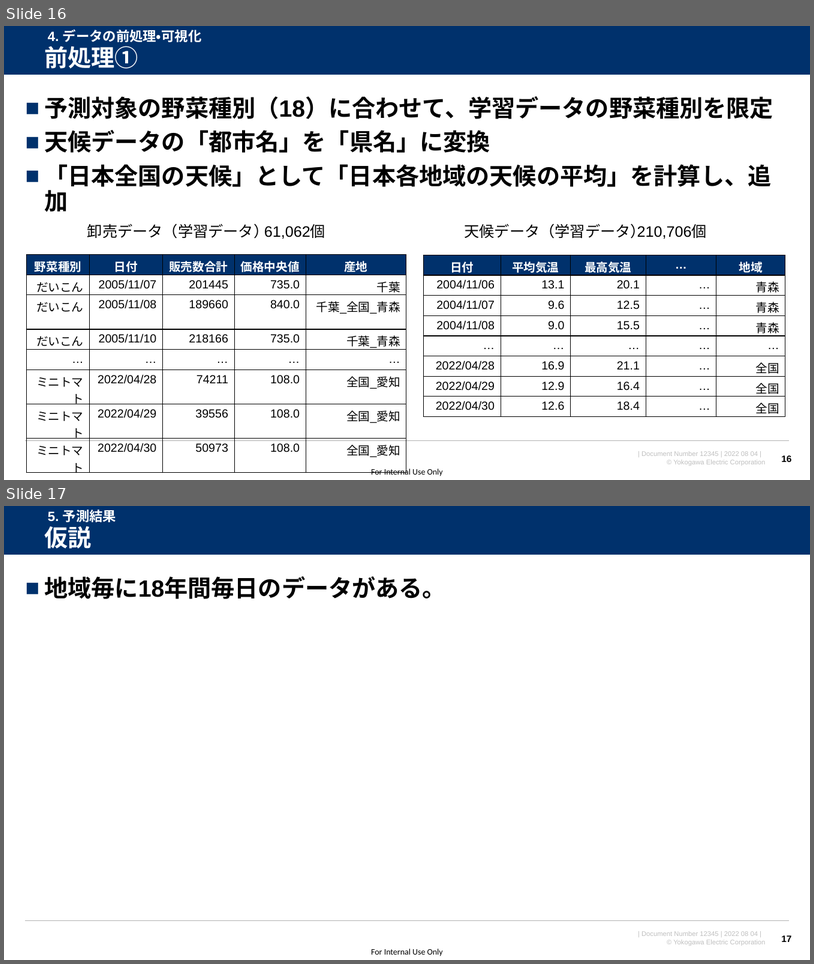
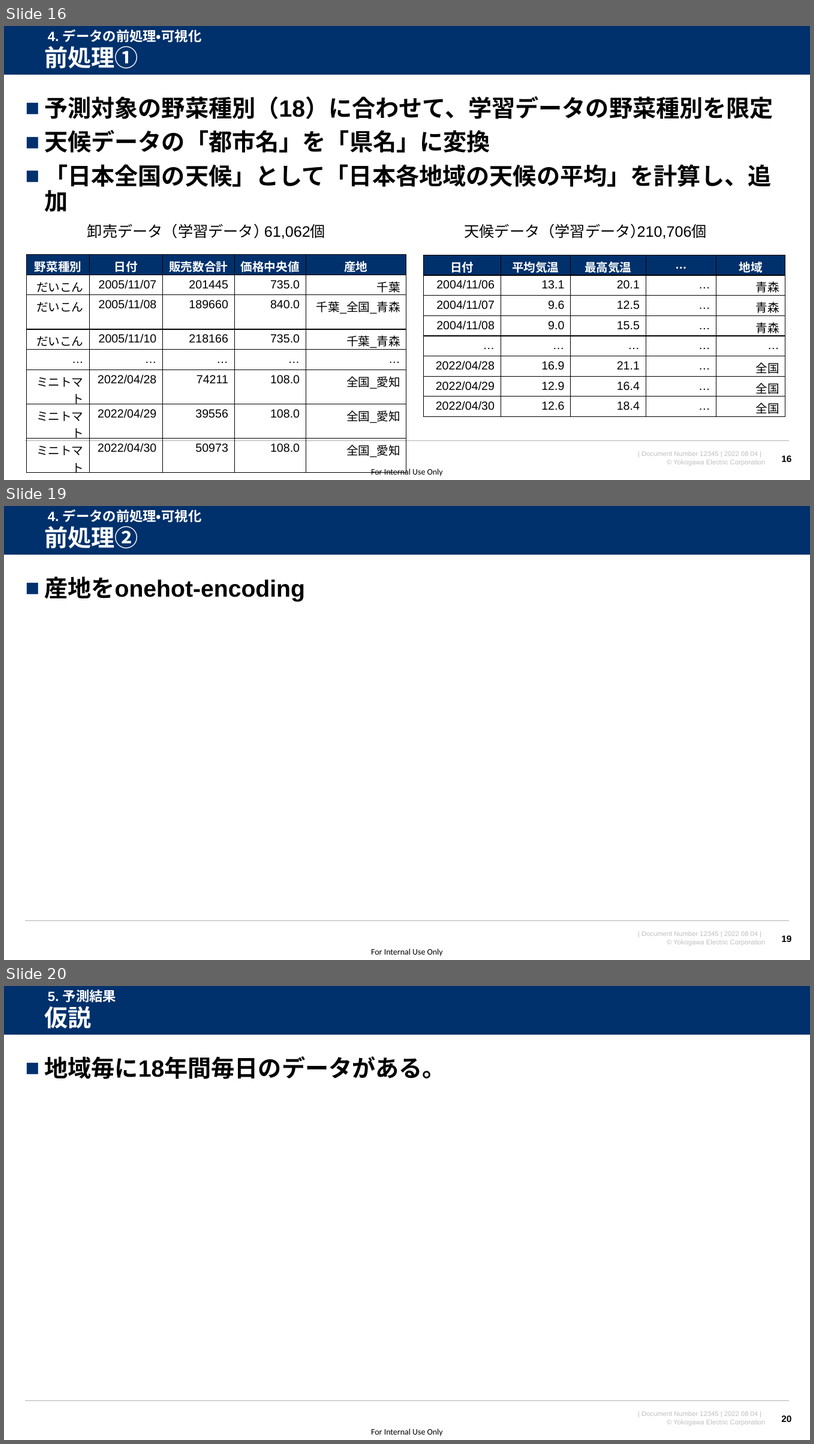
Before and after one commit to watarukumagai-git/opt, a slide deck: MMW/20220804_MMW_kumagai_rev.0.pptx. Shown one above the other, each under a label of ours: slides 16 and 17 before the commit, slides 16, 19 and 20 after it; the slides between them are not shown. The pictures are 814x964 and 814x1444 pixels, drawn with LibreOffice and Linux fonts; fonts in the diff are those of the drawing; background and template pictures are left out. Boxes give left, top, right and bottom in pixels: in the first picture for what was removed or moved away, otherwise in the second. Text is boxed around its words. In the diff, an @@ line names an element or a change of style, - is before the commit and + after.

```diff
--- a/MMW/20220804_MMW_kumagai_rev.0.pptx
+++ b/MMW/20220804_MMW_kumagai_rev.0.pptx
@@ slide 19 added at (x1=4, y1=506, x2=810, y2=960), background #FFFFFF; not listed: 5 template elements that a slide beside it also shows @@
@@ text added at (x1=48, y1=509, x2=202, y2=522), 16 pt, text #FFFFFF, bold @@
+4. データの前処理・可視化
@@ title added at (x1=44, y1=526, x2=138, y2=549), 28 pt, text #FFFFFF, bold @@
+前処理②
@@ text added at (x1=44, y1=576, x2=305, y2=602), 28 pt, text #000000, bold @@
+■ 産地をonehot-encoding
@@ page number added at (x1=782, y1=935, x2=792, y2=942), 11 pt, text #000000, bold @@
+19
@@ what was slide 17 is now slide 20 @@
@@ page number at (x1=782, y1=1415, x2=792, y2=1422): text changed @@
-17
+20
```
Also in this commit, not shown: 2 slides changed, 3 other slides added.
